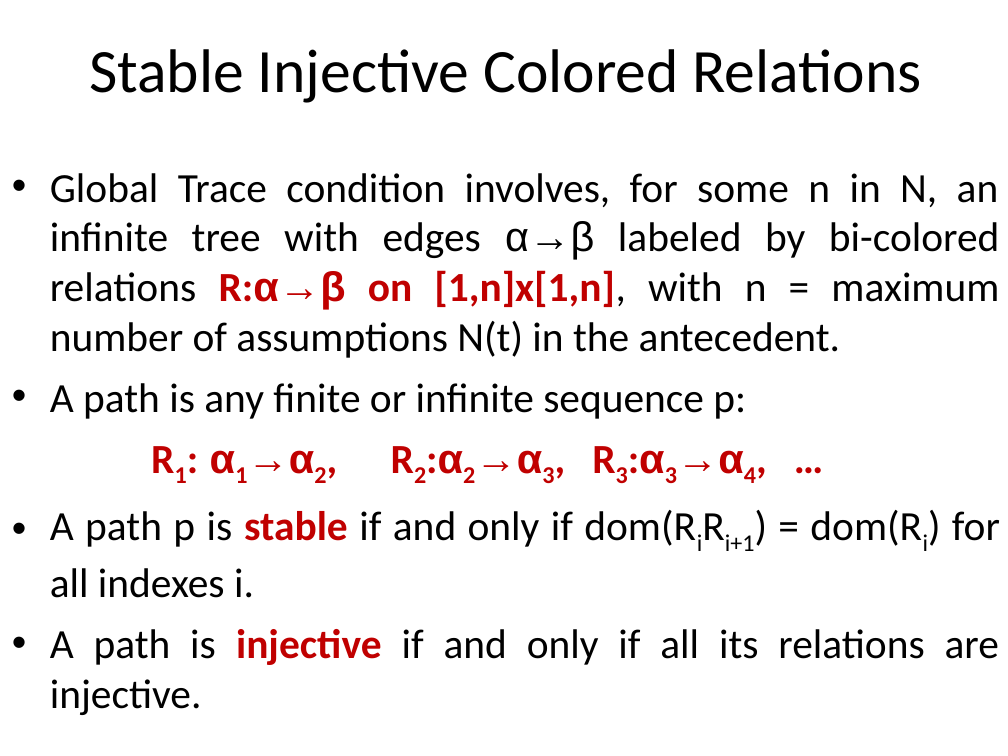
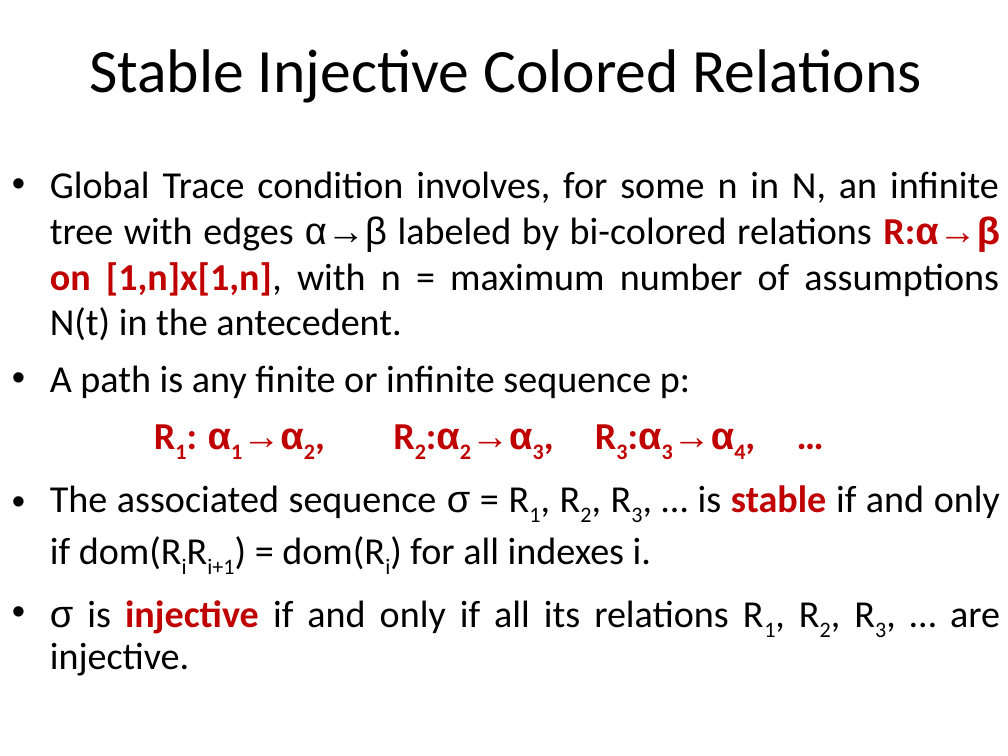
Before and after one commit to stefanoangeloberardi/GTC-injective, a slide deck: slide 9 of PDF/20260219-FUEFUKI24-Isawa Onsen-Injectivity-Slides.ppt (slide 8 before the commit). Drawn at 1008x756 pixels with LibreOffice and Linux fonts; fonts in the diff are those of the drawing. Boxes give left, top, right and bottom in pixels: in the first picture for what was removed or moved away, otherwise in the second. Text is boxed around its words. In the diff, an @@ line names an element or a change of style, - is before the commit and + after.

```diff
--- a/PDF/20260219-FUEFUKI24-Isawa Onsen-Injectivity-Slides.ppt
+++ b/PDF/20260219-FUEFUKI24-Isawa Onsen-Injectivity-Slides.ppt
@@ text at (x1=50, y1=171, x2=1000, y2=398): size 29.6 to 27.2 pt in "Global Trace condition involves, for some n ...", "A path is any finite or infinite ...", "R1: α1→α2, R2:α2→α3, R3:α3→α4, …" @@
@@ text at (x1=50, y1=485, x2=1000, y2=676): text changed; size 29.6 to 27.2 pt @@
-• A path p is stable if and only if dom(RiRi+1) = dom(Ri) for all indexes i.
-• A path is injective if and only if all its relations are injective.
+• The associated sequence σ = R1, R2, R3, … is stable if and only if dom(RiRi+1) = dom(Ri) for all indexes i.
+• σ is injective if and only if all its relations R1, R2, R3, … are injective.
```
Also in this commit, not shown: 10 other slides changed, 1 slide added.
